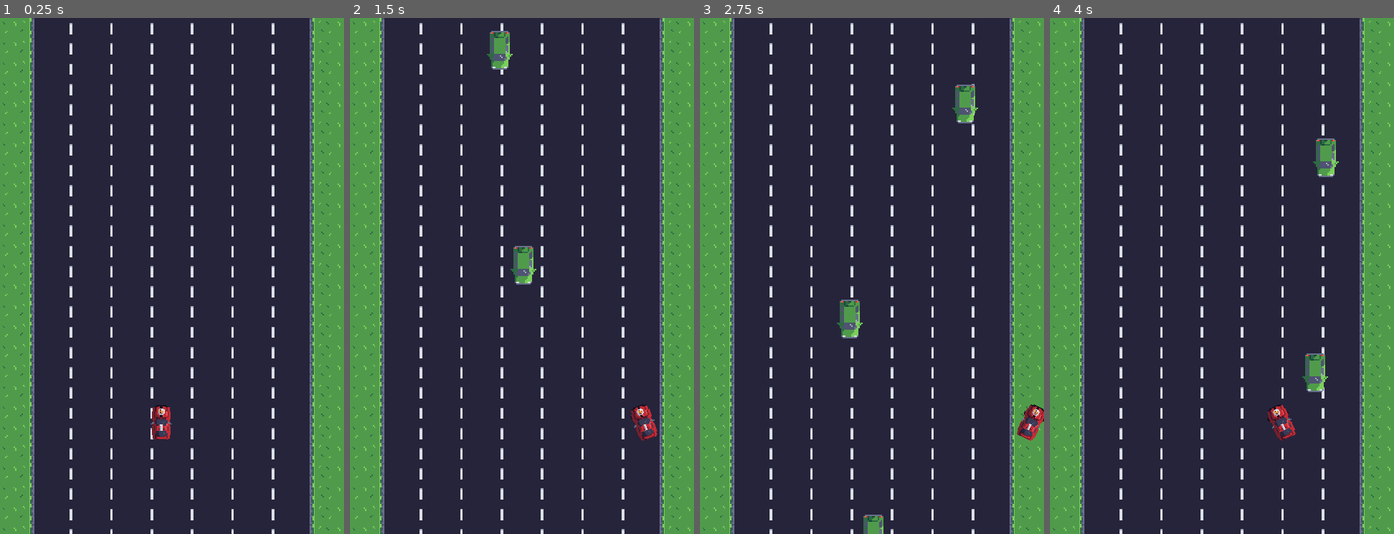
Above: before the commit, frames 1-4 (left to right).
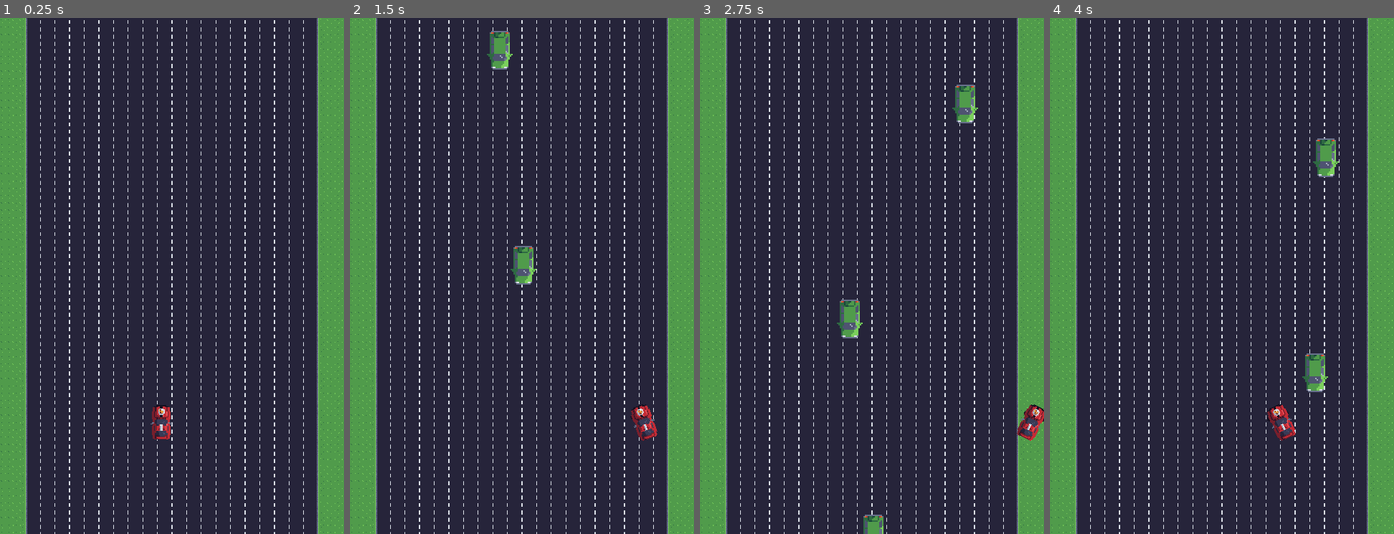
Above: after the commit, the same moments.

Repository: ntuininga/TrafficPizza
Game: Godot game, scene res://scenes/main.tscn
Two runs of this game, one before a commit and one after it. Both use one fixed random seed, a clock stepped at 60 frames per second and the inputs below.
Inputs:
- Up to frame 1 (0.25 s): no input
- Up to frame 2 (1.5 s): hold Right (move_right) 0.53-1.28 s; hold Left (move_left) from 1.28 s (still down)
- Up to frame 3 (2.75 s): release Left (move_left) at 2.03 s; hold Right (move_right) from 2.03 s (still down)
- Up to frame 4 (4 s): release Right (move_right) at 3.53 s; hold Left (move_left) from 3.53 s (still down)

The runs differ from the first frame. In frame 1, 11% of the frame differs, in the area x 0-100%, y 0-100%; in frame 2, 11%; in frame 3, 11%; in frame 4, 11%.

Commit message:
update: procedural gen with parameters

Diff:
--- a/scenes/tile_map_layer.tscn
+++ b/scenes/tile_map_layer.tscn
@@ -54,3 +54,6 @@
 [node name="TileMapLayer" type="TileMapLayer"]
 tile_set = SubResource("TileSet_t43m4")
 script = ExtResource("1_wipo8")
+number_of_lanes = 20
+edge_tiles_left = 4
+edge_tiles_right = 4
--- a/scripts/background_tilemap.gd
+++ b/scripts/background_tilemap.gd
@@ -2,9 +2,11 @@
 
 var screen_size : Vector2
 var origninal_tile_size : float
-var number_of_lanes = 8
+@export var number_of_lanes = 7
+@export var edge_tiles_left = 2
+@export var edge_tiles_right = 2
 #Grid size X should always be odd
-@export var grid_size = Vector2i(17, 0)
+var grid_size = Vector2i(17, 0)
 
 #Setting atlas coords for different tiles
 var empty_grass_tile = Vector2i(1, 2)
@@ -15,7 +17,7 @@
 var edge_tile = Vector2i(4,0)
 var source_id = 0
 
-var last_tile_place : Vector2i
+var last_tile_placed : Vector2i
 
 func _ready():
 	screen_size = get_viewport_rect().size
@@ -24,7 +26,8 @@
 	_generate_grid()
 	#_get_number_of_tiles()
 	print("Grid size should be %s,%s" % [grid_size.x, grid_size.y])
-	_build_basic_background()
+	_generate_basic_background()
+	#_build_basic_background()
 
 #Each lane contains ~2 tiles worth or ~32 pixels
 #Divide screen width by number of lanes + min 2 for side pieces
@@ -52,19 +55,41 @@
 	print(scale_amount)
 	scale = Vector2(scale_amount, scale_amount)
 
+#Generate grid based on left/right edge tiles and number of lanes
 func _generate_grid():
+	grid_size.x = edge_tiles_left + edge_tiles_right + ((number_of_lanes - 1) * 2) + 1
 	var tile_width = screen_size.x / grid_size.x
 	var y_tile_count = ceil(screen_size.y / tile_width)
 	grid_size = Vector2i(grid_size.x, y_tile_count)
 	var scale_amount = tile_width / origninal_tile_size
 	scale = Vector2(scale_amount, scale_amount)
 
+func _generate_basic_background():
+	var alt_tile = 0
+	for y in range(grid_size.y):
+		for x in range(grid_size.x):
+			alt_tile = 0
+			var tile = empty_road_tile
+			if x < edge_tiles_left - 1:
+				tile = empty_grass_tile
+			elif x > grid_size.x - edge_tiles_right:
+				tile = empty_grass_tile
+			elif x == edge_tiles_left - 1:
+				tile = edge_grass_tile
+			elif x == grid_size.x - edge_tiles_right:
+				tile = edge_grass_tile
+				alt_tile = 1
+			else:
+				if last_tile_placed == empty_road_tile:
+					tile = dotted_line_tile
+
+			last_tile_placed = tile
+			set_cell(Vector2i(x,y),source_id, tile, alt_tile)
 
 #Builds basic background with simple edge tiles
 #Adds basic yellow centre line
 func _build_basic_background():
 	var alt_tile = 0
-	print (grid_size)
 	for y in range(grid_size.y):
 		for x in range(grid_size.x):
 			alt_tile = 0
@@ -73,15 +98,15 @@
 				tile = empty_grass_tile
 			elif x == grid_size.x - 1:
 				tile = empty_grass_tile
-			elif x == ceil(grid_size.x / 2) && last_tile_place == empty_road_tile:
+			elif x == ceil(grid_size.x / 2) && last_tile_placed == empty_road_tile:
 				tile = yellow_line_tile
 			elif x == grid_size.x - 2 :
 				tile = edge_grass_tile
 				alt_tile = 1
 			else:
-				if (last_tile_place == empty_road_tile):
+				if (last_tile_placed == empty_road_tile):
 					tile = dotted_line_tile
-				elif (last_tile_place == empty_grass_tile):
+				elif (last_tile_placed == empty_grass_tile):
 					tile = edge_grass_tile
-			last_tile_place = tile
+			last_tile_placed = tile
 			set_cell(Vector2i(x,y),source_id, tile, alt_tile)
